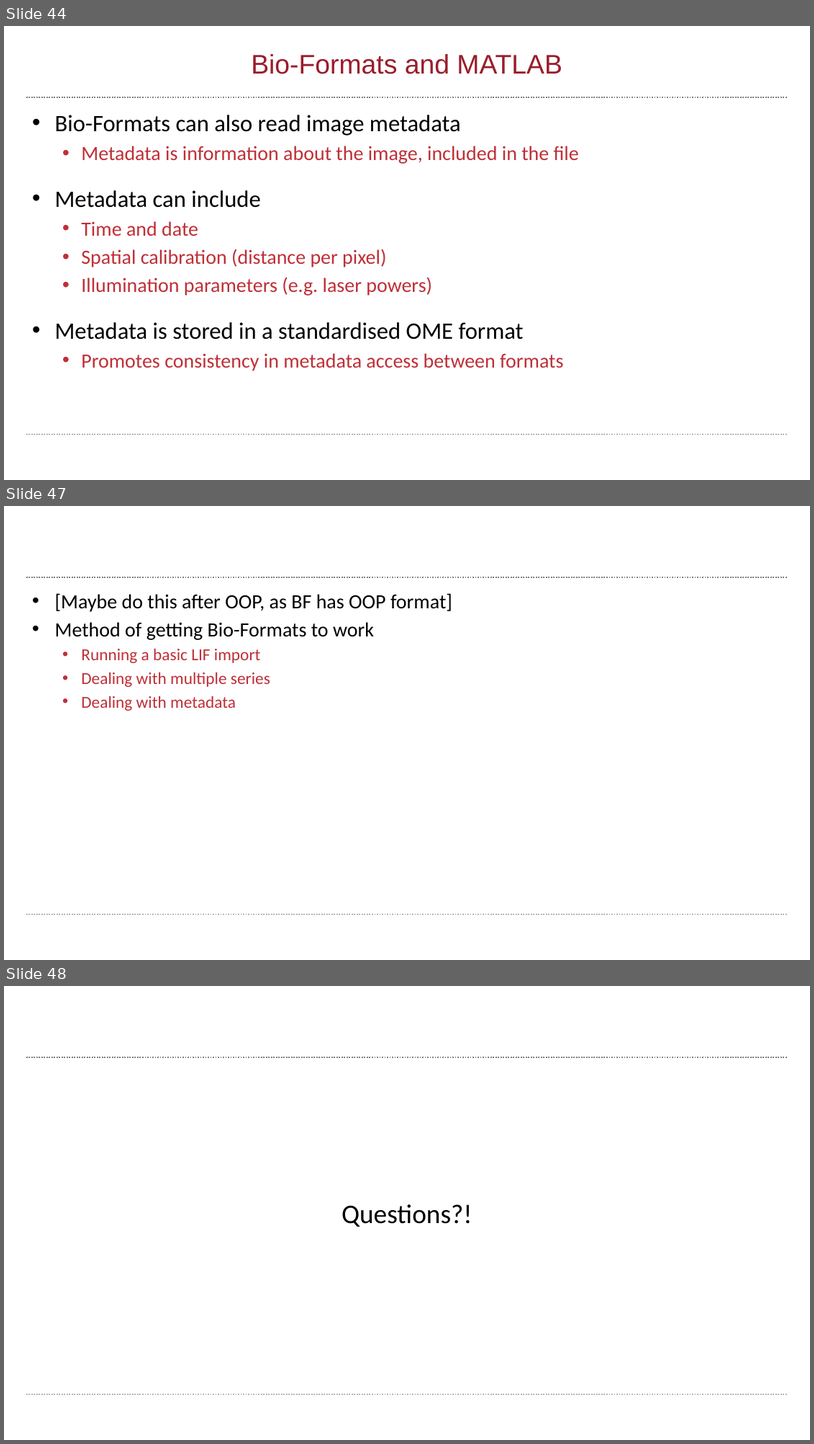
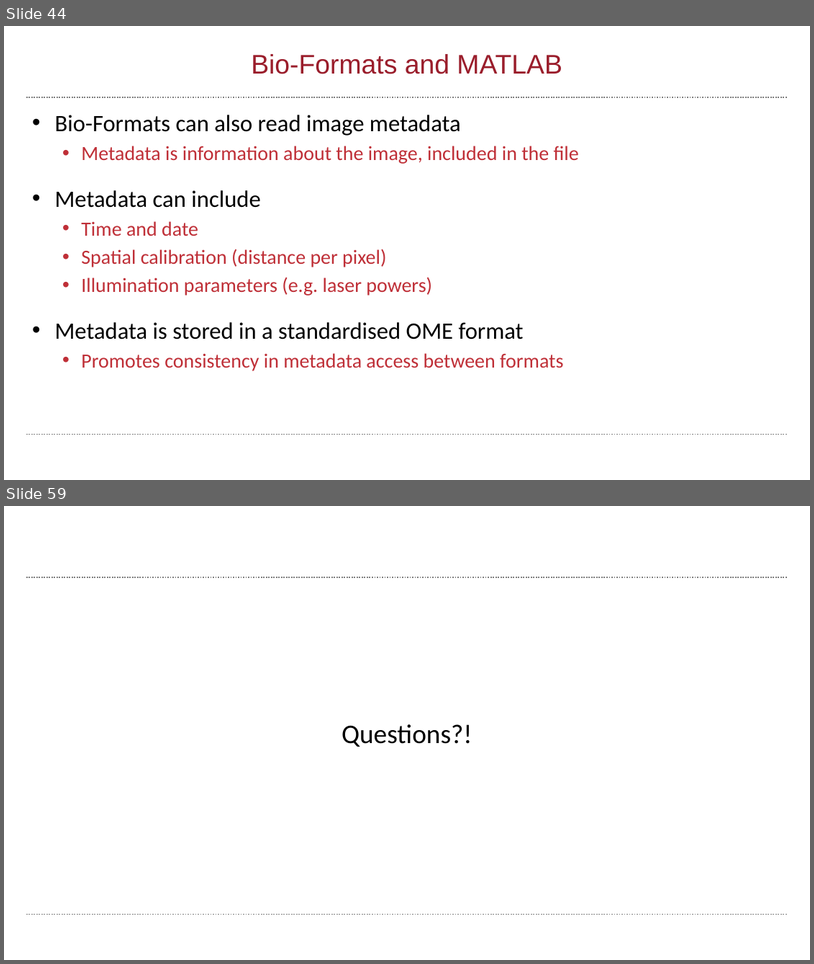
Before and after one commit to wbif-bristol/MATLAB-course, a slide deck: Session 3 - Advanced data structures/MATLAB Session 3.pptx. Shown one above the other, each under a label of ours: slides 44, 47 and 48 before the commit, slides 44 and 59 after it; the slides between them are not shown. The pictures are 814x1444 and 814x964 pixels, drawn with LibreOffice and Linux fonts; fonts in the diff are those of the drawing; background and template pictures are left out. Boxes give left, top, right and bottom in pixels: in the first picture for what was removed or moved away, otherwise in the second. Text is boxed around its words. In the diff, an @@ line names an element or a change of style, - is before the commit and + after.

Commit message:
Added more on Bio-Formats

```diff
--- a/Session 3 - Advanced data structures/MATLAB Session 3.pptx
+++ b/Session 3 - Advanced data structures/MATLAB Session 3.pptx
@@ slide 47 removed at [4,506,810,960], background #FFFFFF; not listed: 2 template elements that a slide beside it also shows @@
@@ text removed at [55,593,453,710] @@
-• [Maybe do this after OOP, as BF has OOP format]
-• Method of getting Bio-Formats to work
-  • Running a basic LIF import
-  • Dealing with multiple series
-  • Dealing with metadata
@@ what was slide 48 is now slide 59 @@
```
Also in this commit, not shown: 1 slide changed, 13 slides added, 1 other slide removed, 7 other files.
